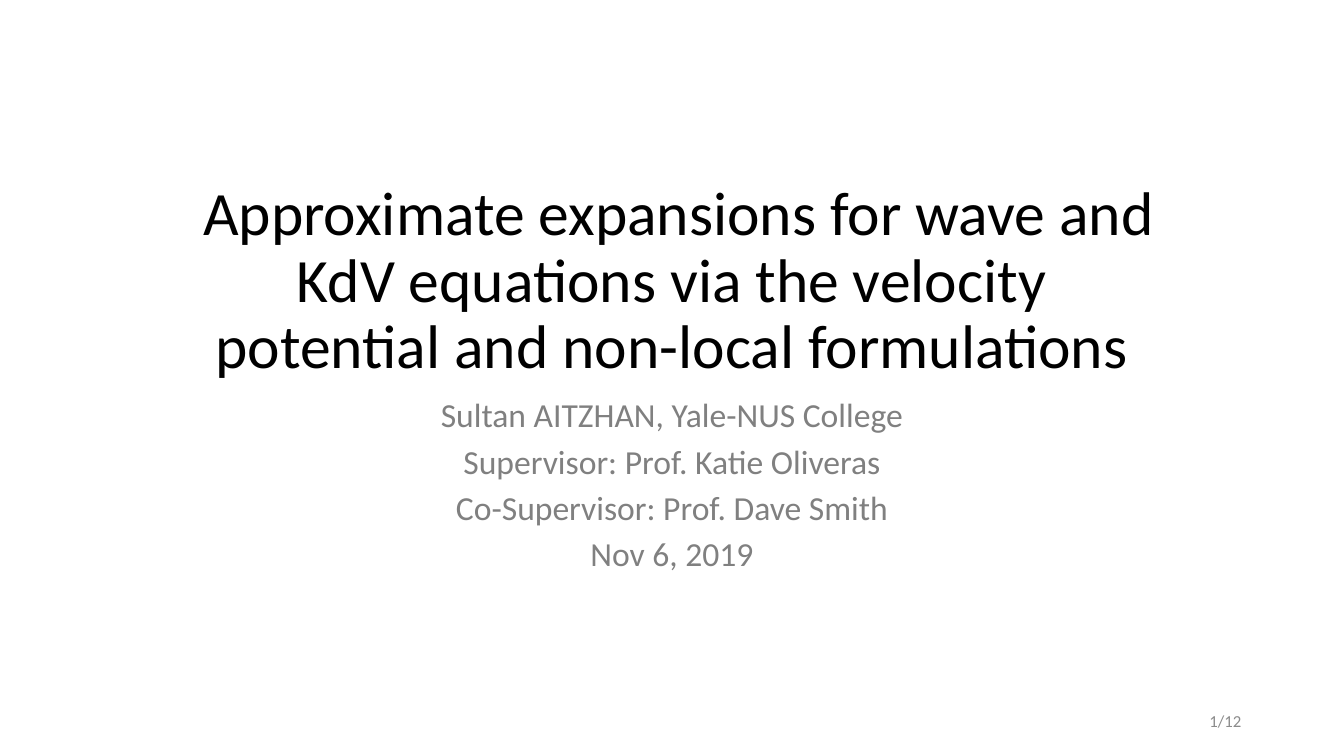
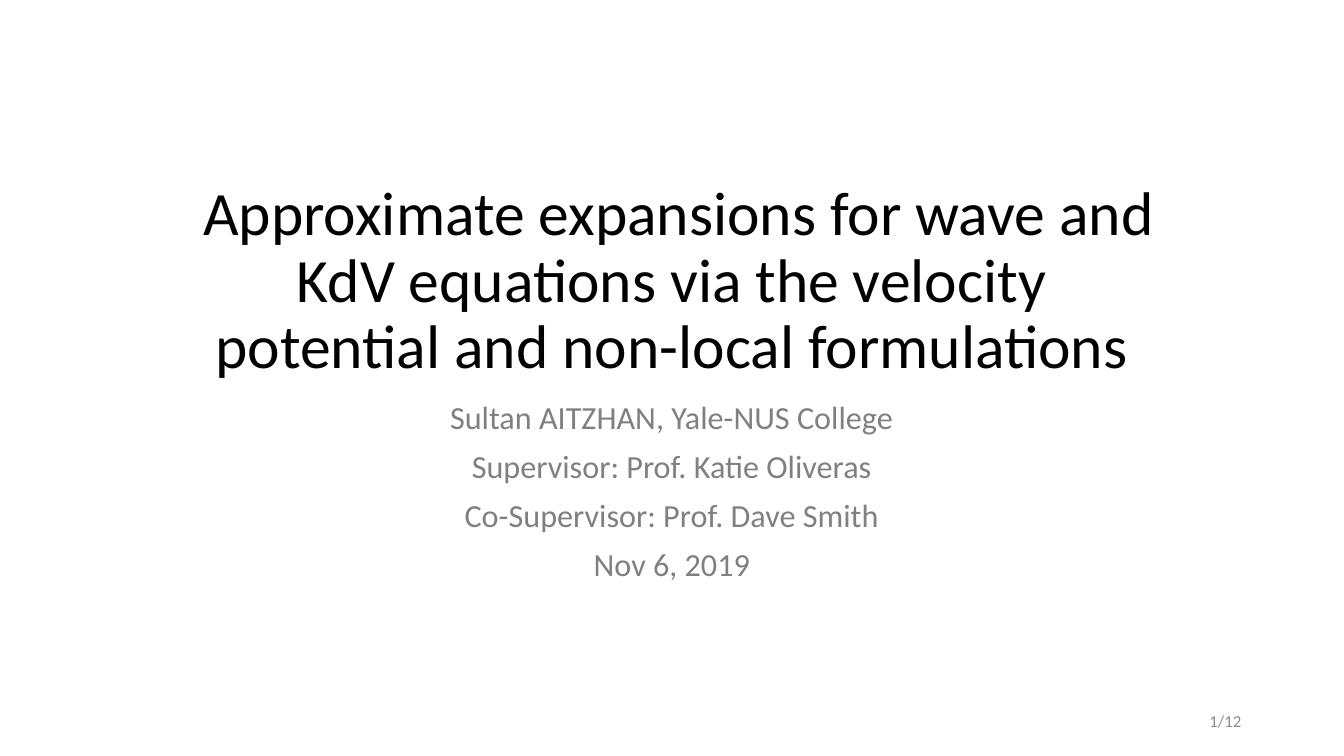
Before and after one commit to sultanaitzhan/Capstone, a slide deck: slide 1 of Semester 1 Presentation/presentation.pptx. Drawn at 1344x756 pixels with LibreOffice and Linux fonts; fonts in the diff are those of the drawing. Boxes give left, top, right and bottom in pixels: in the first picture for what was removed or moved away, otherwise in the second. Text is boxed around its words. In the diff, an @@ line names an element or a change of style, - is before the commit and + after.

```diff
--- a/Semester 1 Presentation/presentation.pptx
+++ b/Semester 1 Presentation/presentation.pptx
@@ subtitle "Sultan AITZHAN, Yale-NUS College" at (x1=450, y1=406, x2=893, y2=580): size 24 to 23 pt; line spacing 0.8 to 0.9 @@
```
Also in this commit, not shown: 6 other slides changed, 4 slides added, 1 slide removed, 33 other files.
